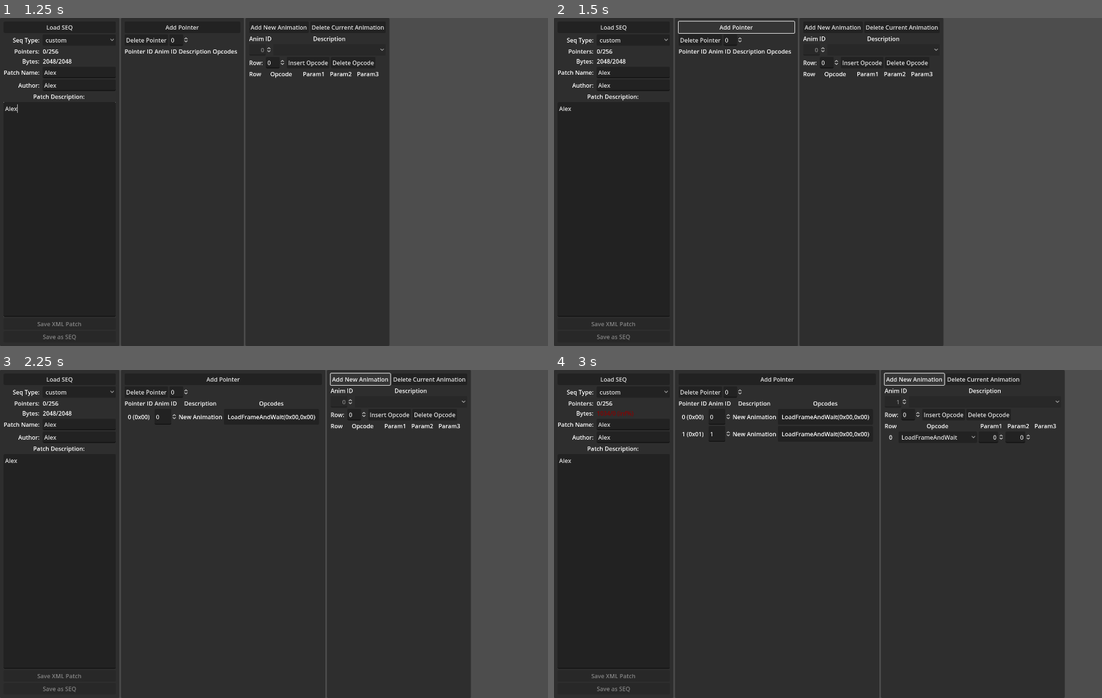
Above: before the commit, frames 1-4 (two rows, left to right).
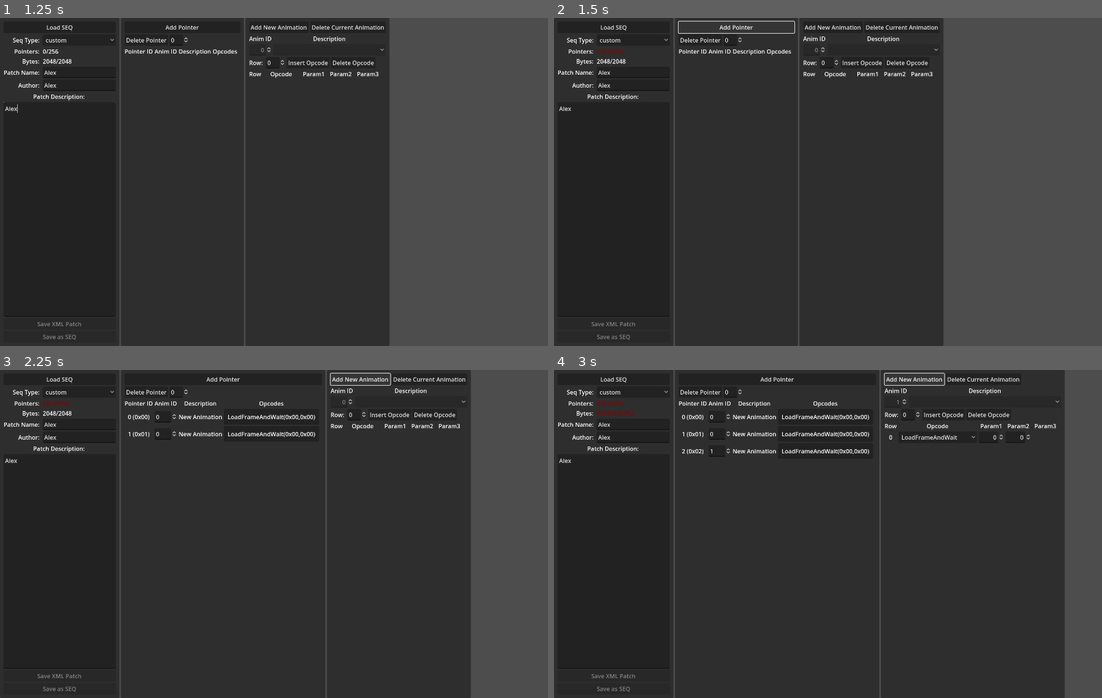
Above: after the commit, the same moments.

Repository: mrgudenheim/fftae
Game: Godot game, scene res://main.tscn
Same seed, same stepped clock (60 frames per second), same inputs: the game is played once before the commit and once after it.
Inputs (mouse positions are in pixels of both pictures, inside the frame that each line leads up to):
- Up to frame 1 (1.25 s): click (76, 73) at 0.52 s; type "Alex" at 0.6 s; click (76, 83) at 0.75 s; type "Alex" at 0.83 s; click (60, 208) at 0.98 s; type "Alex" at 1.07 s
- Up to frame 2 (1.5 s): click "Add Pointer" at 1.25 s
- Up to frame 3 (2.25 s): click "Add New Animation" at 2 s
- Up to frame 4 (3 s): click "Add New Animation" at 2.75 s

Frame 1 is identical in both runs. In frame 2, less than 0.1% of the frame differs, in the area x 7-13%, y 9-12%; in frame 3, 0.3%; in frame 4, 0.3%, in the area x 7-58%, y 9-27%.
Error after the commit: Out of bounds get index '0' (on base: 'Array[Sequence]') (res://main.gd:194)

Commit message:
allow adding and deleting pointer fix anim_id_spinbox having wrong max_value when trying to set the value removed unused ui

Diff:
--- a/main.gd
+++ b/main.gd
@@ -186,6 +186,7 @@
 
 
 func populate_animation_list(animations_grid_parent: GridContainer, seq_local: Seq) -> void:
+	settings_ui.current_animation_slots = seq_local.sequence_pointers.size()
 	clear_grid_container(animations_grid_parent, 1)
 
 	for index in seq_local.sequence_pointers.size():
@@ -205,8 +206,9 @@
 		#anim_id_label.horizontal_alignment = HORIZONTAL_ALIGNMENT_CENTER
 
 		var anim_id_spinbox: SpinBox = SpinBox.new()
+		anim_id_spinbox.max_value = seq_local.sequences.size() - 1
 		anim_id_spinbox.value = pointer
-		anim_id_spinbox.max_value = seq_local.sequences.size() - 1
+		anim_id_spinbox.size_flags_vertical = Control.SIZE_SHRINK_CENTER
 
 		var description_label: Label = Label.new()
 		description_label.text = description
@@ -217,7 +219,6 @@
 		opcodes_panel_margin.add_child(opcodes_label)
 		var opcodes_panel: PanelContainer = PanelContainer.new()
 		opcodes_panel.add_child(opcodes_panel_margin)
-
 
 		animations_grid_parent.add_child(pointer_id_label)
 		animations_grid_parent.add_child(anim_id_spinbox)
@@ -321,3 +322,15 @@
 	populate_animation_list(animation_list_container, seq)
 	settings_ui.update_animation_description_options(seq)
 	populate_opcode_list(opcode_list_container, settings_ui.animation_id_spinbox.value)
+
+
+func _on_add_pointer_pressed() -> void:
+	seq.sequence_pointers.append(0)
+	settings_ui.pointer_index_spinbox.max_value = seq.sequence_pointers.size() - 1
+	populate_animation_list(animation_list_container, seq)
+
+
+func _on_delete_pointer_pressed() -> void:
+	seq.sequence_pointers.remove_at(settings_ui.pointer_index_spinbox.value)
+	settings_ui.pointer_index_spinbox.max_value = seq.sequence_pointers.size() - 1
+	populate_animation_list(animation_list_container, seq)
--- a/main.tscn
+++ b/main.tscn
@@ -34,11 +34,10 @@
 grow_horizontal = 2
 grow_vertical = 2
 
-[node name="SettingsPanel" type="PanelContainer" parent="HBoxContainer" node_paths=PackedStringArray("patch_type_options", "patch_start_location", "animations_slots_text", "bytes_text", "patch_name_edit", "author_name_edit", "patch_description_edit", "animation_id_spinbox", "animation_name_options", "row_spinbox")]
+[node name="SettingsPanel" type="PanelContainer" parent="HBoxContainer" node_paths=PackedStringArray("patch_type_options", "animations_slots_text", "bytes_text", "patch_name_edit", "author_name_edit", "patch_description_edit", "animation_id_spinbox", "animation_name_options", "row_spinbox", "pointer_index_spinbox")]
 layout_mode = 2
 script = ExtResource("2_hmnjv")
 patch_type_options = NodePath("MarginContainer/VBoxContainer/Info/PatchType")
-patch_start_location = NodePath("MarginContainer/VBoxContainer/Info/PatchLocationStart2")
 animations_slots_text = NodePath("MarginContainer/VBoxContainer/Info/EmptyAnimationSlotsNum")
 bytes_text = NodePath("MarginContainer/VBoxContainer/Info/EmptyBytesNum")
 patch_name_edit = NodePath("MarginContainer/VBoxContainer/Info/PatchNameLineEdit")
@@ -47,6 +46,7 @@
 animation_id_spinbox = NodePath("../AnimationEditor/MarginContainer/VBoxContainer/Options/IdSpinBox")
 animation_name_options = NodePath("../AnimationEditor/MarginContainer/VBoxContainer/Options/AnimationOptionButton")
 row_spinbox = NodePath("../AnimationEditor/MarginContainer/VBoxContainer/Functions/RowSpinBox")
+pointer_index_spinbox = NodePath("../AnimationsList/MarginContainer/VBoxContainer/Functions/PointerSpinBox")
 
 [node name="MarginContainer" type="MarginContainer" parent="HBoxContainer/SettingsPanel"]
 layout_mode = 2
@@ -81,20 +81,6 @@
 [node name="PatchType" type="OptionButton" parent="HBoxContainer/SettingsPanel/MarginContainer/VBoxContainer/Info"]
 layout_mode = 2
 
-[node name="PatchLocationStart" type="Label" parent="HBoxContainer/SettingsPanel/MarginContainer/VBoxContainer/Info"]
-visible = false
-layout_mode = 2
-text = "Start Location: "
-horizontal_alignment = 2
-
-[node name="PatchLocationStart2" type="SpinBox" parent="HBoxContainer/SettingsPanel/MarginContainer/VBoxContainer/Info"]
-visible = false
-layout_mode = 2
-max_value = 1e+09
-rounded = true
-allow_greater = true
-alignment = 2
-
 [node name="EmptyAnimationSlots" type="Label" parent="HBoxContainer/SettingsPanel/MarginContainer/VBoxContainer/Info"]
 layout_mode = 2
 text = "Pointers: "
@@ -193,7 +179,7 @@
 layout_mode = 2
 text = "Delete Pointer"
 
-[node name="RowSpinBox" type="SpinBox" parent="HBoxContainer/AnimationsList/MarginContainer/VBoxContainer/Functions"]
+[node name="PointerSpinBox" type="SpinBox" parent="HBoxContainer/AnimationsList/MarginContainer/VBoxContainer/Functions"]
 layout_mode = 2
 
 [node name="ScrollContainer" type="ScrollContainer" parent="HBoxContainer/AnimationsList/MarginContainer/VBoxContainer"]
@@ -336,6 +322,8 @@
 [connection signal="file_selected" from="HBoxContainer/SettingsPanel/MarginContainer/VBoxContainer/SaveAsXml/SaveXmlDialog" to="." method="_on_save_xml_dialog_file_selected"]
 [connection signal="pressed" from="HBoxContainer/SettingsPanel/MarginContainer/VBoxContainer/SaveAsSEQ" to="." method="_on_save_as_seq_pressed"]
 [connection signal="file_selected" from="HBoxContainer/SettingsPanel/MarginContainer/VBoxContainer/SaveAsSEQ/SaveSeqDialog" to="." method="_on_save_seq_dialog_file_selected"]
+[connection signal="pressed" from="HBoxContainer/AnimationsList/MarginContainer/VBoxContainer/AddPointer" to="." method="_on_add_pointer_pressed"]
+[connection signal="pressed" from="HBoxContainer/AnimationsList/MarginContainer/VBoxContainer/Functions/DeletePointer" to="." method="_on_delete_pointer_pressed"]
 [connection signal="pressed" from="HBoxContainer/AnimationEditor/MarginContainer/VBoxContainer/HBoxContainer/NewAnimation" to="." method="_on_new_animation_pressed"]
 [connection signal="pressed" from="HBoxContainer/AnimationEditor/MarginContainer/VBoxContainer/HBoxContainer/DeleteAnimation" to="." method="_on_delete_animation_pressed"]
 [connection signal="item_selected" from="HBoxContainer/AnimationEditor/MarginContainer/VBoxContainer/Options/AnimationOptionButton" to="." method="_on_animation_option_button_item_selected"]
--- a/src/settings_ui.gd
+++ b/src/settings_ui.gd
@@ -2,7 +2,6 @@
 extends Node
 
 @export var patch_type_options: OptionButton
-@export var patch_start_location: SpinBox
 @export var animations_slots_text: Label
 @export var bytes_text: Label
 @export var patch_name_edit: LineEdit
@@ -13,6 +12,7 @@
 @export var animation_id_spinbox: SpinBox
 @export var animation_name_options: OptionButton
 @export var row_spinbox: SpinBox
+@export var pointer_index_spinbox: SpinBox
 
 var patch_name: String = "default patch name":
 	get:
@@ -109,6 +109,8 @@
 	animation_id_spinbox.max_value = seq.sequences.size() - 1
 	animation_id_spinbox.editable = true
 
+	pointer_index_spinbox.max_value = seq.sequence_pointers.size() - 1
+
 	update_animation_description_options(seq)
 
 
@@ -128,12 +130,6 @@
 func _on_patch_type_item_selected(index: int) -> void:
 	var type: String = patch_type_options.get_item_text(index)
 
-	if FFTae.ae.seq_metadata_size_offsets.has(type):
-		patch_start_location.editable = false
-		patch_start_location.value = FFTae.ae.seq_metadata_size_offsets[type]
-	else:
-		patch_start_location.editable = true
-
 	if FFTae.original_sizes.has(type):
 		max_bytes = ceil(FFTae.original_sizes[type] / float(FFTae.data_bytes_per_sector)) * FFTae.data_bytes_per_sector as int
 
